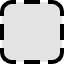
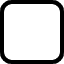
Revision of a layered 64x64 image; what changed, layer by layer:
added layer "Rectangle 8" above "Shape 1 copy" over box(0, 0, 64, 64)
painted on "Shape 1 copy" over box(2, 2, 62, 62)
